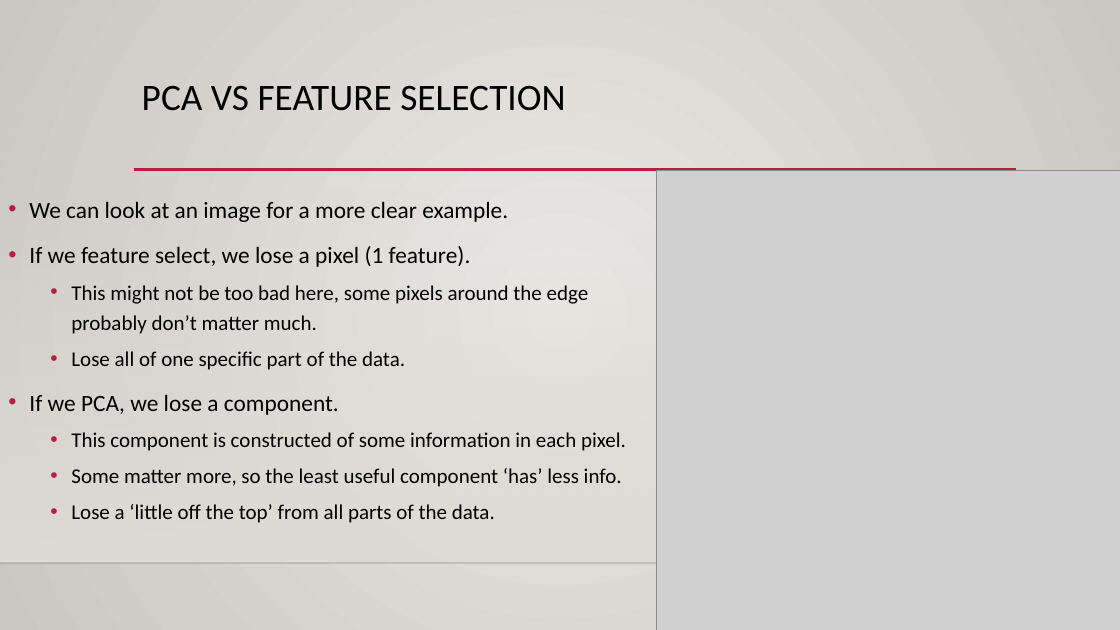
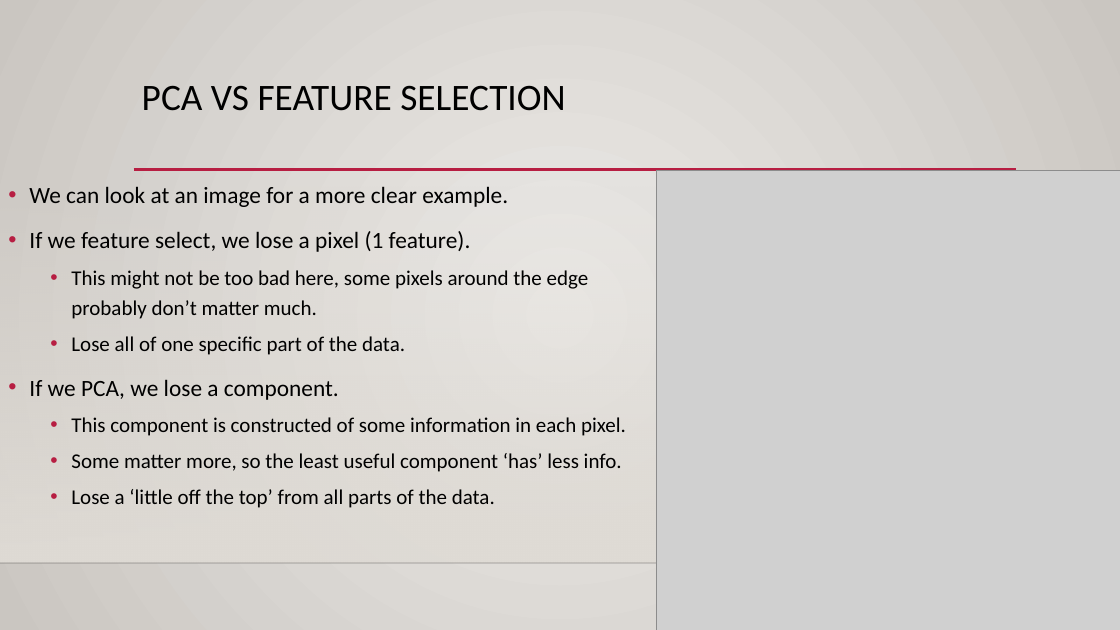
Before and after one commit to AkeemSemperDataScience/Intro_to_Machine_Learning_Students, a slide deck: slide 24 of reference_content/Slides/PCA.pptx. Drawn at 1120x630 pixels with LibreOffice and Linux fonts; fonts in the diff are those of the drawing; grey boxes stand for pictures; background and template pictures are left out. Boxes give left, top, right and bottom in pixels: in the first picture for what was removed or moved away, otherwise in the second. Text is boxed around its words. In the diff, an @@ line names an element or a change of style, - is before the commit and + after.

```diff
--- a/reference_content/Slides/PCA.pptx
+++ b/reference_content/Slides/PCA.pptx
@@ text "We can look at an ...": place and size @@
-text "We can look at an ..." at (29,201,626,523)
+text "We can look at an ..." at (29,186,626,508)
```
Also in this commit, not shown: 1 other slide changed, 5 other files.
